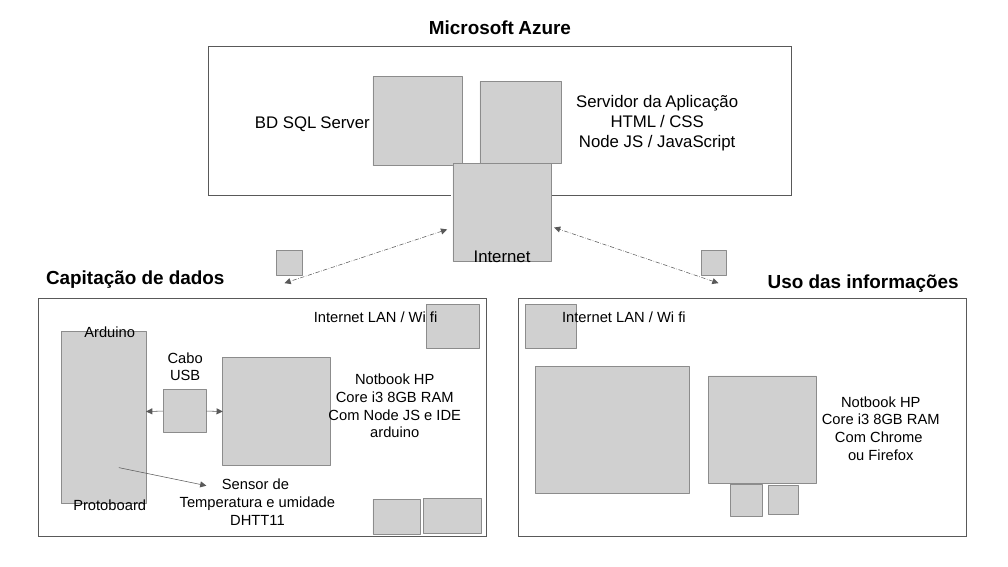
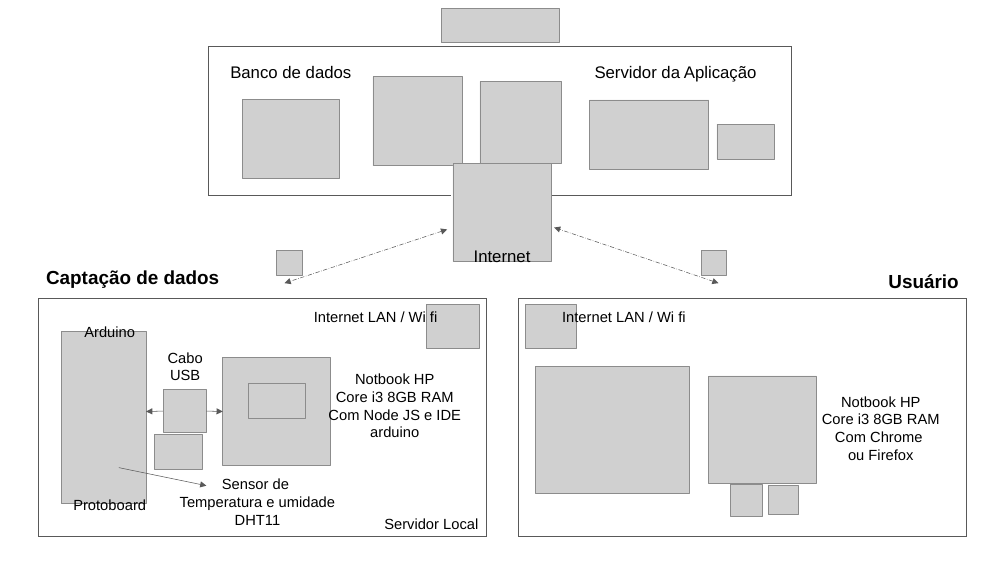
Before and after one commit to gui-ss/projeto-bandtec, a slide deck: slide 10 of Documentação/chameleon.pptx. Drawn at 1008x567 pixels with LibreOffice and Linux fonts; fonts in the diff are those of the drawing; grey boxes stand for pictures. Boxes give left, top, right and bottom in pixels: in the first picture for what was removed or moved away, otherwise in the second. Text is boxed around its words. In the diff, an @@ line names an element or a change of style, - is before the commit and + after.

```diff
--- a/Documentação/chameleon.pptx
+++ b/Documentação/chameleon.pptx
@@ text removed at bbox=[429, 20, 570, 35] @@
-Microsoft Azure
@@ picture added at bbox=[441, 8, 559, 42] @@
@@ text "Servidor da Aplicação": place and size @@
-text "Servidor da Aplicação" at bbox=[576, 95, 738, 151]
+text "Servidor da Aplicação" at bbox=[595, 66, 757, 82]
@@ text at bbox=[230, 66, 352, 78]: text changed @@
-BD SQL Server
+Banco de dados
@@ picture added at bbox=[243, 99, 340, 178] @@
@@ text at bbox=[579, 115, 735, 151]: paragraphs removed @@
-HTML / CSS
-Node JS / JavaScript
@@ picture added at bbox=[590, 100, 709, 169] @@
@@ picture added at bbox=[717, 124, 774, 160] @@
@@ text at bbox=[46, 270, 220, 288]: text changed @@
-Capitação de dados
+Captação de dados
@@ text at bbox=[888, 274, 958, 289]: text changed @@
-Uso das informações
+Usuário
@@ picture: place and size @@
-picture at bbox=[423, 498, 481, 534]
+picture at bbox=[248, 383, 306, 419]
@@ picture: place and size @@
-picture at bbox=[373, 500, 420, 535]
+picture at bbox=[155, 435, 203, 470]
@@ text at bbox=[235, 515, 281, 525]: text changed @@
-DHTT11
+DHT11
@@ text added at bbox=[384, 518, 478, 529], 14 pt, text #000000 @@
+Servidor Local
```
Also in this commit, not shown: 1 other slide changed, 3 slides added, 2 slides removed, 5 other files.
